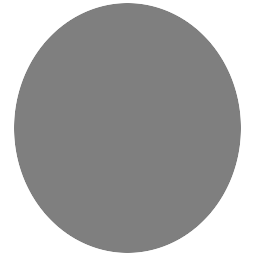
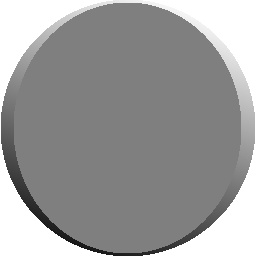
Two versions of the same layered image (256px x 256px). Layer-by-layer changes:
added layer "edge" above "background" over [1, 0, 255, 256]
renamed "New Layer" to "background", painted on it over [13, 2, 242, 254]
renamed "New Layer#1" to "edge_white", hid it over [1, 0, 255, 256]
